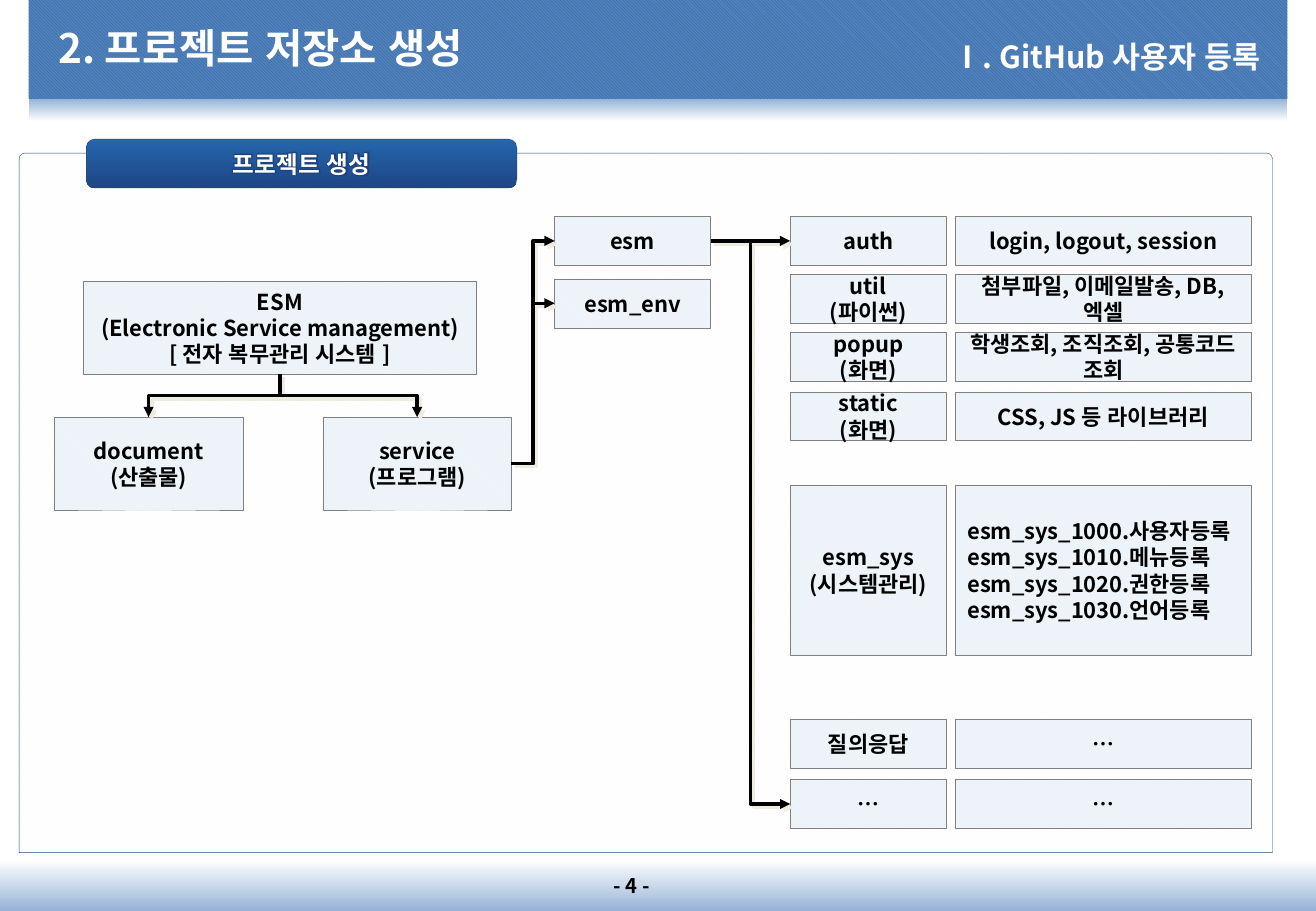
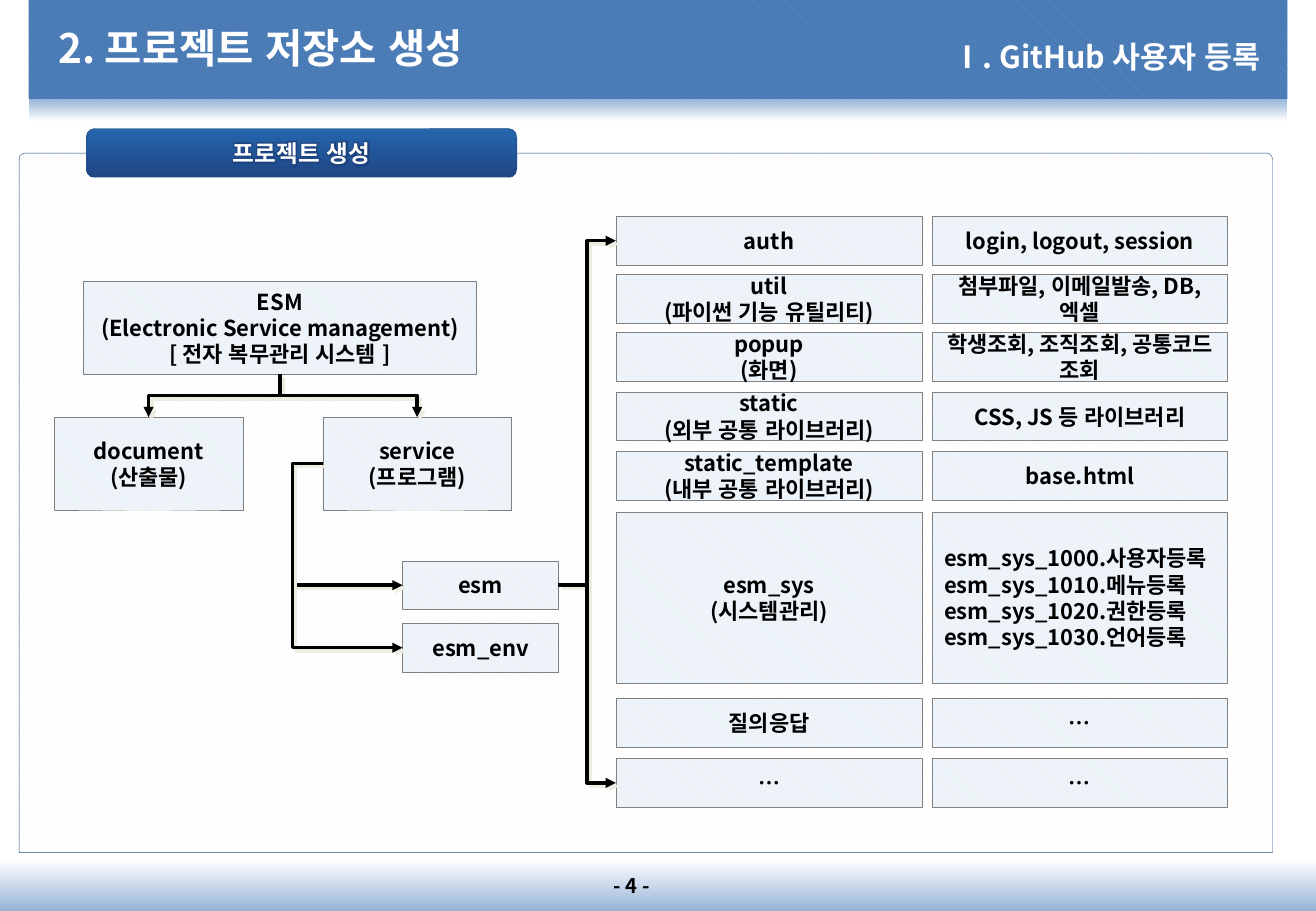
Before and after one commit to dims1111/ESM, a slide deck: slide 4 of document/90.임시/PM-1210.Web 폴더 구조_20210201_v1.0.pptx. Drawn at 1316x911 pixels with LibreOffice and Linux fonts; fonts in the diff are those of the drawing; background and template pictures are left out. Boxes give left, top, right and bottom in pixels: in the first picture for what was removed or moved away, otherwise in the second. Text is boxed around its words. In the diff, an @@ line names an element or a change of style, - is before the commit and + after.

```diff
--- a/document/90.임시/PM-1210.Web 폴더 구조_20210201_v1.0.pptx
+++ b/document/90.임시/PM-1210.Web 폴더 구조_20210201_v1.0.pptx
@@ rounded rectangle "프로젝트 생성": place and size @@
-rounded rectangle "프로젝트 생성" at (86,140,516,188)
+rounded rectangle "프로젝트 생성" at (86,129,516,177)
@@ rectangle "auth": place and size @@
-rectangle "auth" at (790,216,945,265)
+rectangle "auth" at (616,216,922,265)
@@ elbow arrow added from (559, 586) to (616, 241), #000000 2 pt @@
@@ arrow removed from (711, 241) to (790, 241) @@
@@ rectangle "util": place and size @@
-rectangle "util" at (790,275,945,323)
+rectangle "util" at (616,275,922,323)
@@ text in rectangle at (664,301,874,325): text changed @@
-  (파이썬)
+  (파이썬 기능 유틸리티)
@@ rectangle "popup": place and size @@
-rectangle "popup" at (790,333,945,382)
+rectangle "popup" at (616,333,922,382)
@@ rectangle "static": place and size @@
-rectangle "static" at (790,392,945,441)
+rectangle "static" at (616,392,922,441)
@@ text in rectangle at (664,419,874,443): text changed @@
-  (화면)
+  (외부 공통 라이브러리)
@@ 4 rectangles: place and size @@
-4 rectangles at (956,216,1252,441)
+4 rectangles at (932,216,1227,441)
@@ elbow arrow moved from (512, 464) - (555, 304) to (323, 464) - (402, 648) @@
@@ elbow arrow moved from (512, 464) - (555, 241) to (323, 464) - (402, 586) @@
@@ rectangle added at (616,451,922,499), fill #4C98CC at 9% opacity, outline #808080 0.25 pt, 13 pt, text #000000, bold @@
+  static_template
+  (내부 공통 라이브러리)
@@ rectangle added at (932,451,1227,499), fill #4C98CC at 9% opacity, outline #808080 0.25 pt, 13 pt, text #000000, bold @@
+  base.html
@@ rectangle "esm_sys": place and size @@
-rectangle "esm_sys" at (790,485,945,656)
+rectangle "esm_sys" at (616,513,922,684)
@@ rectangle "esm_sys_1000.사용자등록": place and size @@
-rectangle "esm_sys_1000.사용자등록" at (956,485,1252,656)
+rectangle "esm_sys_1000.사용자등록" at (932,513,1227,684)
@@ rectangle "esm": place and size @@
-rectangle "esm" at (555,216,711,265)
+rectangle "esm" at (402,561,558,610)
@@ elbow arrow moved from (711, 241) - (790, 804) to (559, 586) - (616, 783) @@
@@ rectangle "esm_env": place and size @@
-rectangle "esm_env" at (555,279,711,328)
+rectangle "esm_env" at (402,623,558,672)
@@ rectangle "질의응답": place and size @@
-rectangle "질의응답" at (790,719,945,768)
+rectangle "질의응답" at (616,699,922,747)
@@ rectangle "…": place and size @@
-rectangle "…" at (956,719,1252,768)
+rectangle "…" at (932,699,1227,747)
@@ rectangle "…": place and size @@
-rectangle "…" at (790,780,945,829)
+rectangle "…" at (616,758,922,807)
@@ rectangle "…": place and size @@
-rectangle "…" at (956,780,1252,829)
+rectangle "…" at (932,758,1227,807)
```
Also in this commit, not shown: 1 other file.
